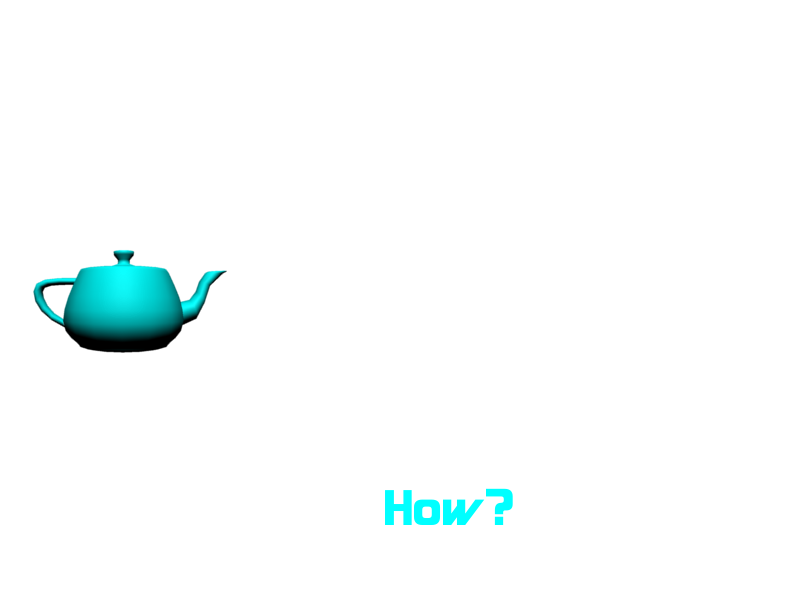
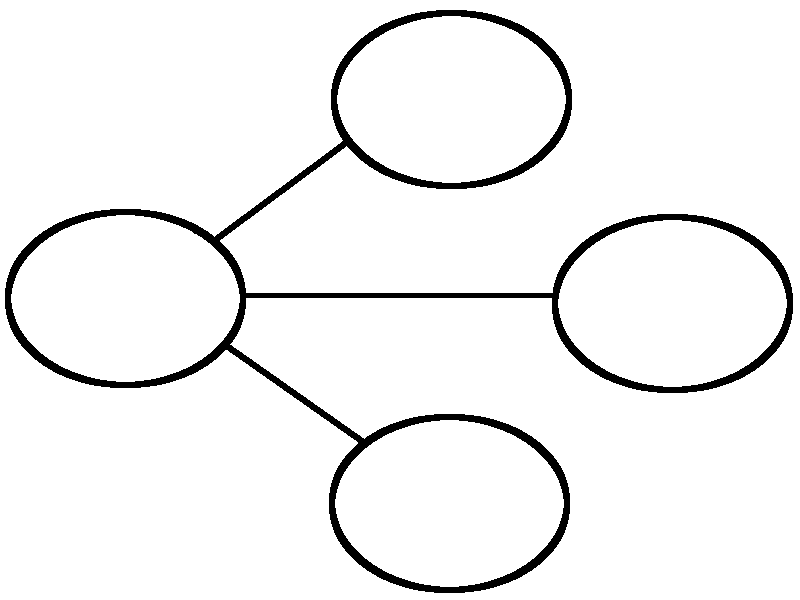
Layered file, before and after one edit (800px x 600px). Changes by layer:
hid "Affine transformations: ..." over box(291, 92, 572, 180)
hid "requestAnimationFrame()" over box(313, 262, 574, 301)
painted on "How stem" over box(225, 344, 365, 444)
painted on "How circle" over box(329, 414, 570, 593)
hid "How?" over box(385, 488, 513, 525)
showed "What stem", painted on it over box(242, 293, 558, 298)
showed "What circle", painted on it over box(552, 214, 793, 393)
showed "Where stem", painted on it over box(194, 140, 349, 243)
showed "Where circle", painted on it over box(331, 10, 572, 189)
painted on "Teapot Circle" over box(5, 209, 246, 388)
hid "teapot" over box(33, 249, 227, 353)
